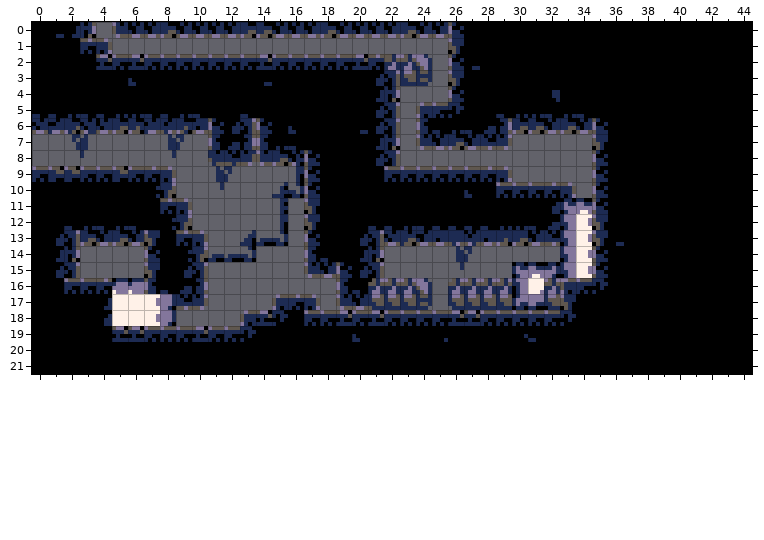
Two states of a Tiled map, data/maps/b05.tmx. The picture above is the old version.
Cells are 8x8 px. Shown: x 0..44, y 0..21.
Once edited:
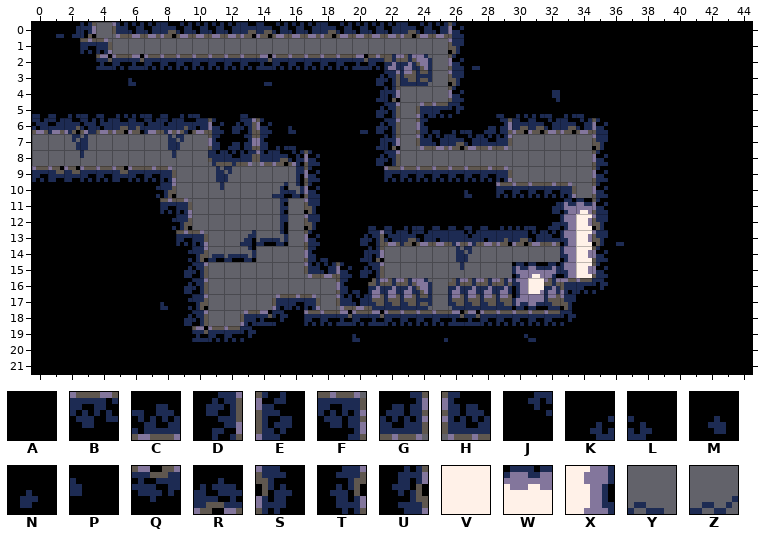
Key: from "tileset": A 0, B 1, C 1 turned 180, D 2, E 2 turned 180, F 3, G 3 flipped up-down, H 3 turned 180, J 4, K 4 flipped up-down, L 4 turned 180, M 7, N 7 flipped left-right, P 8, Q 10 flipped left-right, R 10 flipped up-down, S 11, T 11 flipped left-right, U 11 turned 180, V 18 "heat", W 20 "heat", X 23 "heat", Y 67 flipped up-down "decor", Z 68 flipped up-down "decor".
_ is an empty cell.
Changes in this commit:
Layer "Tiles":
Tile B becomes tile A in row 17 at x 2 to 3; in row 20 at x 7 to 8.
Tile C becomes tile A in row 13 at x 2, 4 and 6; in row 17 at x 8.
Tile D becomes tile A in row 14 at x 1; in row 16 at x 1; in row 19 at x 4.
Tile E becomes tile A in row 15 at x 7.
Tile F becomes tile A in row 17 at x 4.
Tile H becomes tile A in row 17 at x 7.
Tile J becomes tile A in row 17 at x 1; in row 20 at x 4.
Tile K becomes tile A in row 13 at x 1.
Tile L becomes tile A in row 13 at x 7.
Tile N becomes tile A in row 18 at x 3.
Tile Q becomes tile A in row 20 at x 5 to 6.
Tile R becomes tile A in row 13 at x 3 and 5.
Tile S becomes tile A in row 14 at x 7; in row 16 at x 7.
Tile U becomes tile A in row 15 at x 1; in row 18 at x 4.
Tile V becomes tile A in rows 18 to 19 at x 5 to 6.
Tile W becomes tile A in row 17 at x 5 to 6.
Tile X becomes tile A in row 19 at x 7.
Tile Y becomes tile A in row 19 at x 8.
The author put tile A in rows 14 to 16 at x 2 to 6.
Tile G becomes tile D in row 17 at x 9.
Tile Z becomes tile D in row 19 at x 9.
Tile B becomes tile J in row 20 at x 9.
Tile X becomes tile M in row 18 at x 7.
The author put tile P in row 18 at x 8.
The author put tile T in row 18 at x 9.
Boxes around the changes in both pictures, in picture pixels (x1, y1, x2, y2):
changed: (56, 226, 208, 342)
